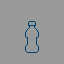
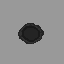
Before/after of a (64, 64) layered artwork. What changed in the layer stack:
added layer "Paint Layer 2" above "Plastic bottle w/o cap" over [18, 21, 44, 53]
hid "Plastic bottle", painted on it over [18, 21, 44, 53]
